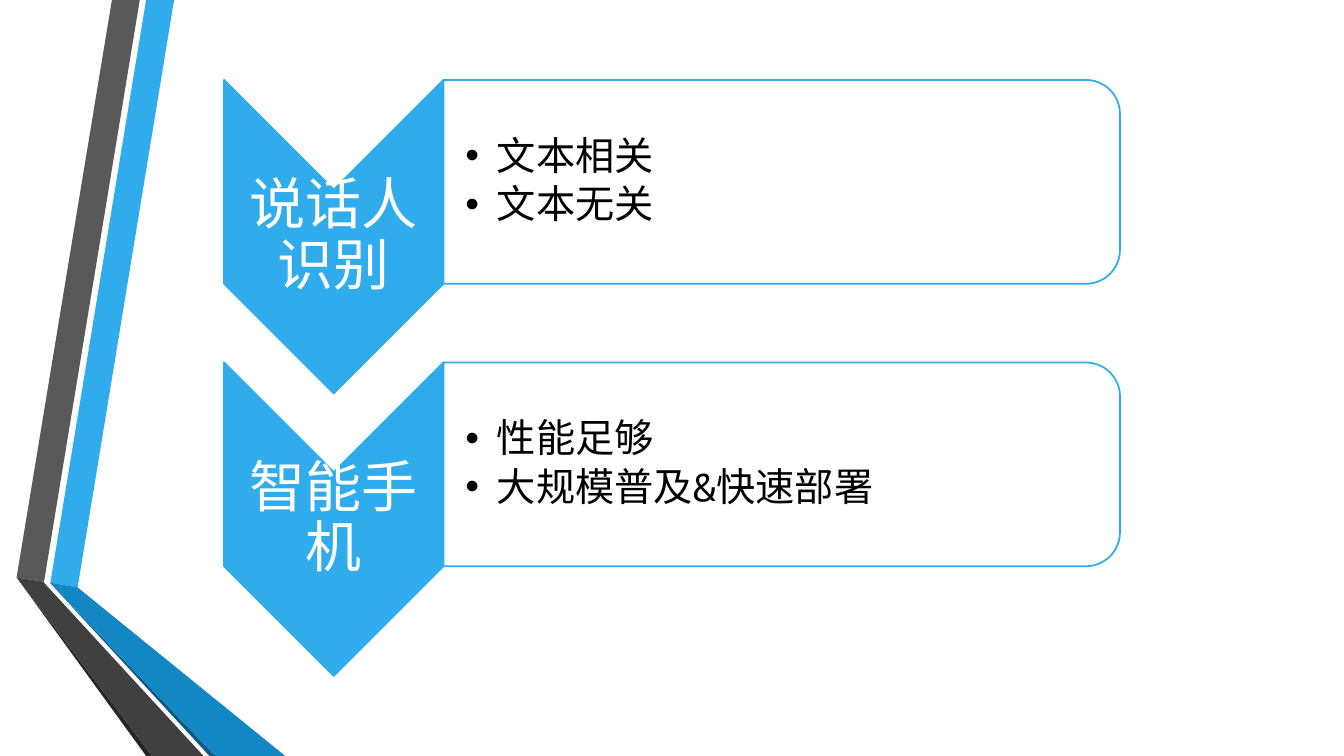
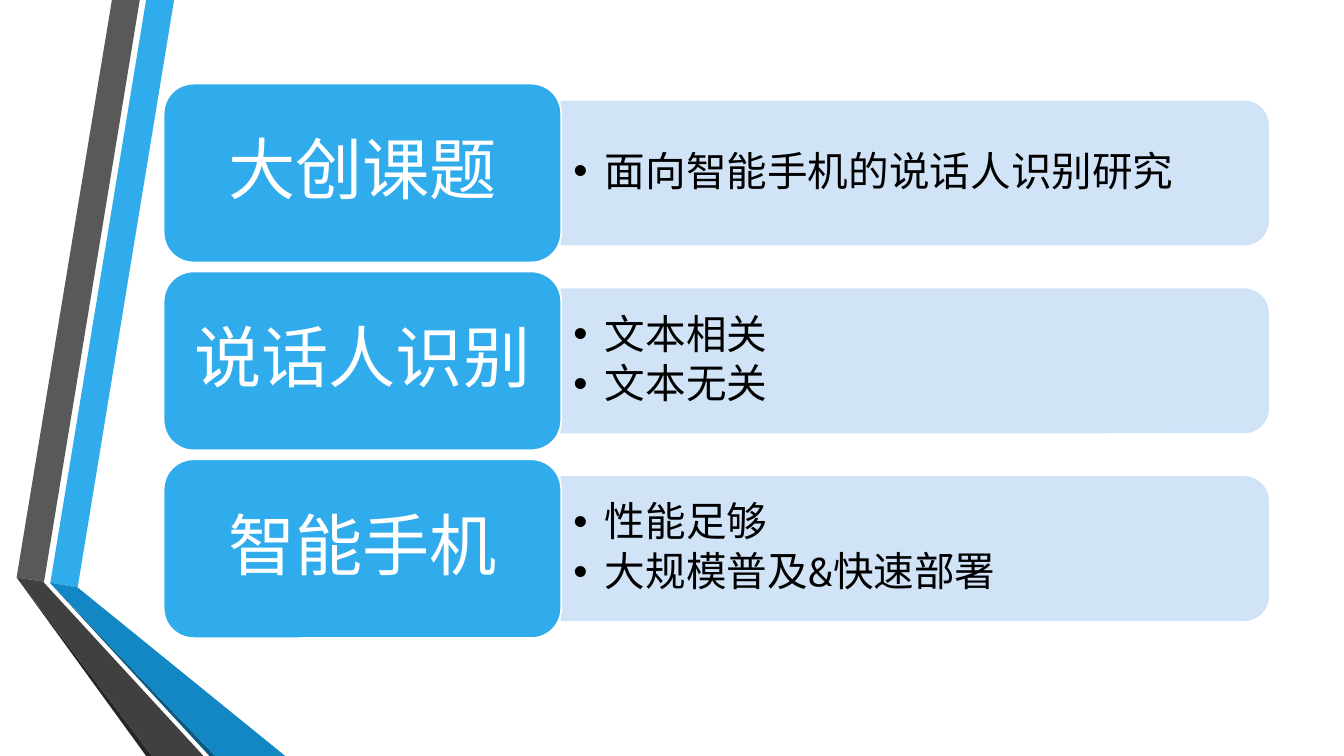
Before and after one commit to cfxccn/HLThesis, a slide deck: slide 3 of A.pptx. Drawn at 1344x756 pixels with LibreOffice and Linux fonts; fonts in the diff are those of the drawing; background and template pictures are left out. Boxes give left, top, right and bottom in pixels: in the first picture for what was removed or moved away, otherwise in the second. Text is boxed around its words. In the diff, an @@ line names an element or a change of style, - is before the commit and + after.

Commit message:
all done

```diff
--- a/A.pptx
+++ b/A.pptx
@@ chevron removed at (x1=224, y1=80, x2=444, y2=394) @@
@@ round same rect resized from (x1=443, y1=80, x2=1120, y2=284) to (x1=561, y1=101, x2=1268, y2=245) @@
@@ round same rect at (x1=561, y1=101, x2=1268, y2=245): fill #FFFFFF at 90% opacity to #CDE3F8 at 90% opacity; outline #30ACEC 1.25 pt to #CDE3F8 1.25 pt @@
@@ text "说话人识别" at (x1=194, y1=325, x2=530, y2=388): size 40 to 48 pt; more space between paragraphs @@
@@ text "说话人识别" moved from (x1=250, y1=168, x2=418, y2=290) to (x1=194, y1=325, x2=530, y2=388) @@
@@ text "文本相关" at (x1=605, y1=315, x2=767, y2=402): size 28 to 29 pt @@
@@ text "文本相关" moved from (x1=497, y1=137, x2=654, y2=221) to (x1=605, y1=315, x2=767, y2=402) @@
@@ chevron removed at (x1=224, y1=362, x2=444, y2=676) @@
@@ round same rect removed at (x1=443, y1=362, x2=1120, y2=566) @@
@@ group added at (x1=163, y1=84, x2=1268, y2=638): 3 rounded rectangles, 2 texts, 2 round same rects @@
+  •• 面向智能手机的说话人识别研究
+大创课题
@@ text "智能手机" moved from (x1=250, y1=450, x2=418, y2=572) to (x1=228, y1=513, x2=497, y2=576) @@
@@ text "智能手机" at (x1=228, y1=513, x2=497, y2=576): size 40 to 48 pt; more space between paragraphs @@
@@ text "性能足够" moved from (x1=497, y1=419, x2=873, y2=504) to (x1=605, y1=502, x2=996, y2=590) @@
@@ text "性能足够" at (x1=605, y1=502, x2=996, y2=590): size 28 to 29 pt @@
```
Also in this commit, not shown: 5 other slides changed.
